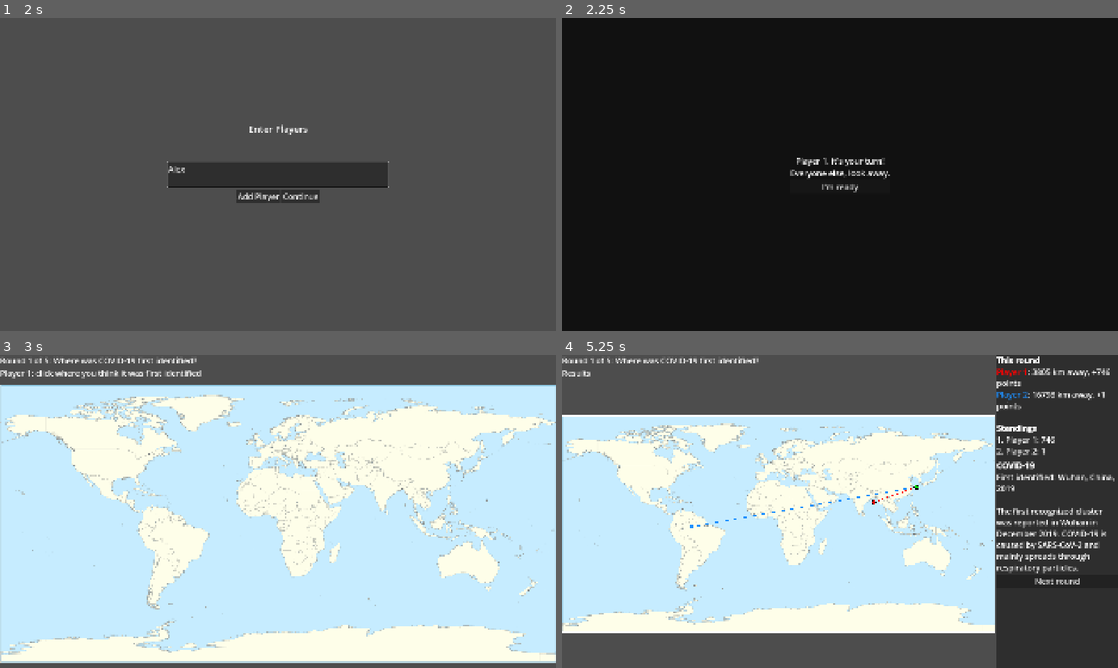
Above: before the commit, frames 1-4 (two rows, left to right).
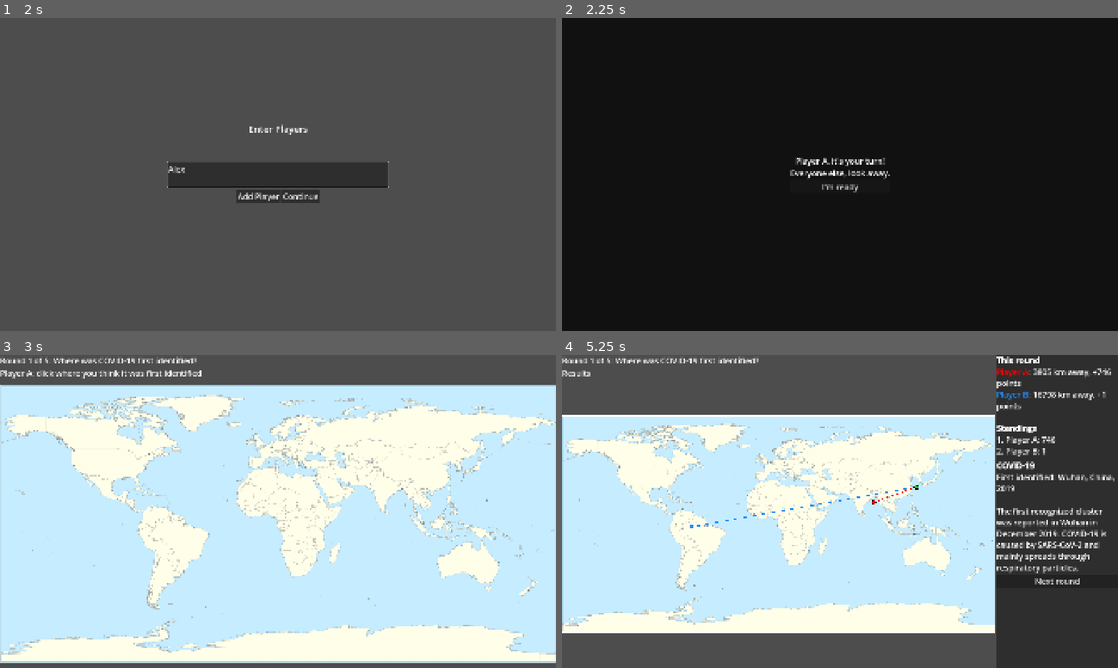
Above: after the commit, the same moments.

Repository: cisc-3667-fall-2026/Group-Project-2
Game: Godot game, scene res://scenes/MainMenu.tscn
Two runs of this game, one before a commit and one after it. Both use one fixed random seed, a clock stepped at 60 frames per second and the inputs below.
Inputs (mouse positions are in pixels of both pictures, inside the frame that each line leads up to):
- Up to frame 1 (2 s): click "Start Game" at 0.5 s; click (278, 174) at 1.27 s; type "Alex" at 1.35 s
- Up to frame 2 (2.25 s): click "Continue" at 2 s
- Up to frame 3 (3 s): click "I'm ready" at 2.75 s
- Up to frame 4 (5.25 s): tap Enter at 3.5 s; move the mouse to (962, 495) at 3.52 s; click (962, 495) at 3.67 s; click "I'm ready" at 4.25 s; tap Space at 5 s; move the mouse to (728, 527) at 5.02 s; click (728, 527) at 5.17 s

Frame 1 is identical in both runs. In frame 2, 0.1% of the frame differs, in the area x 42-59%, y 44-48%; in frame 3, 0.3%; in frame 4, 0.5%, in the area x 82-99%, y 4-32%.

Commit message:
change: integrated PlayerManager into game loop

Diff:
--- a/scripts/Scene/Game.gd
+++ b/scripts/Scene/Game.gd
@@ -11,7 +11,9 @@
 
 func _ready() -> void:
 	# Lets you test this scene directly with F6, without going through the menu.
-	if GameManager.scores.size() != GameManager.num_players:
+	if PlayerManager.get_players().size() <= 0:
+		PlayerManager.register_player("Player A")
+		PlayerManager.register_player("Player B")
 		GameManager.reset()
 
 	rounds = load_diseases()
@@ -39,12 +41,12 @@
 
 func show_turn_screen() -> void:
 	accepting_clicks = false
-	$PrivacyScreen.show_for(current_player + 1)
+	$PrivacyScreen.show_for(PlayerManager.list_index)
 
 
 # Called when PrivacyScreen sends its player_ready signal.
 func _on_player_ready() -> void:
-	%TurnLabel.text = "Player %d: click where you think it was first identified" % (current_player + 1)
+	%TurnLabel.text = "%s: click where you think it was first identified" % PlayerManager.get_players()[PlayerManager.list_index].name
 	accepting_clicks = true
 
 
@@ -58,11 +60,14 @@
 func place_guess(latlon: Vector2) -> void:
 	accepting_clicks = false
 	guesses.append(latlon)
-	current_player += 1
-	if current_player < GameManager.num_players:
+	if PlayerManager.list_index < PlayerManager.get_players().size() - 1:
+		PlayerManager.select_next_player()
 		show_turn_screen()
+		return
 	else:
 		reveal()
+		return
+
 
 
 func reveal() -> void:
@@ -79,12 +84,12 @@
 		var answer := nearest_answer(guess, d)
 		var km: float = answer["km"]
 		var points := score_for(km)
-		GameManager.scores[i] += points
+		PlayerManager.get_players()[i].score += points
 
 		var color: Color = PLAYER_COLORS[i]
 		%Pins.add_line(guess, Vector2(answer["lat"], answer["lon"]), color)
 		%Pins.add_pin(guess.x, guess.y, color)
-		text += "[color=#%s]Player %d[/color]: %d km away, +%d points\n" % [color.to_html(false), i + 1, int(km), points]
+		text += "[color=#%s]%s[/color]: %d km away, +%d points\n" % [color.to_html(false), PlayerManager.get_players()[i].name, int(km), points]
 
 	text += "\n[b]Standings[/b]\n" + standings_text()
 	%ResultsLabel.text = text
@@ -97,6 +102,7 @@
 
 
 func _on_next_pressed() -> void:
+	PlayerManager.list_index = 0
 	round_idx += 1
 	if round_idx >= rounds.size():
 		get_tree().change_scene_to_file("res://scenes/Leaderboard.tscn")
@@ -136,12 +142,11 @@
 
 # Players sorted from highest score to lowest.
 func standings_text() -> String:
-	var order := range(GameManager.num_players)
-	order.sort_custom(func(a, b): return GameManager.scores[a] > GameManager.scores[b])
+	var order = PlayerManager.get_players()
+	order.sort_custom(func(a, b): return a.score > b.score)
 	var text := ""
 	for rank in order.size():
-		var p: int = order[rank]
-		text += "%d. Player %d: %d\n" % [rank + 1, p + 1, GameManager.scores[p]]
+		text += "%d. %s: %d\n" % [rank + 1, order[rank].name, order[rank].score]
 	return text
 
 
--- a/scripts/Scene/PrivacyScreen.gd
+++ b/scripts/Scene/PrivacyScreen.gd
@@ -6,7 +6,7 @@
 	%ReadyButton.pressed.connect(_on_ready_button_pressed)
 
 func show_for(player_number: int) -> void:
-	%TurnScreenLabel.text = "Player %d, it's your turn!\nEveryone else, look away." % player_number
+	%TurnScreenLabel.text = "%s, it's your turn!\nEveryone else, look away." % PlayerManager.get_players()[PlayerManager.list_index].name
 	show()
 
 func _on_ready_button_pressed() -> void:
